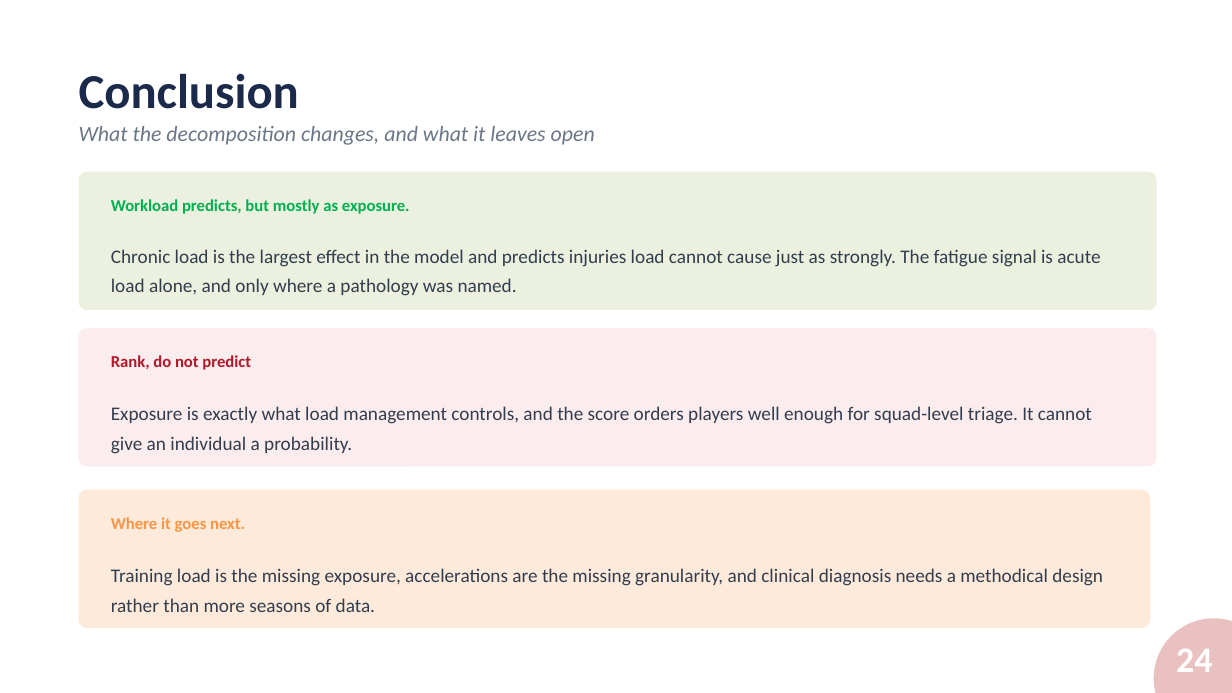
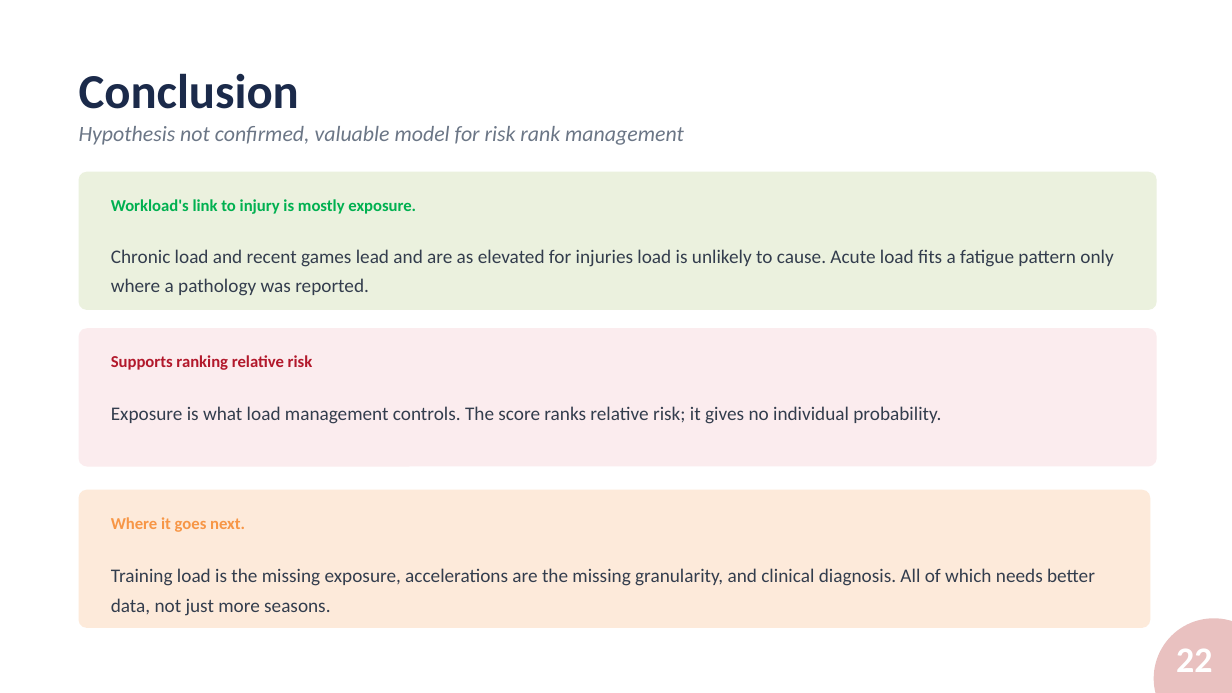
Before and after one commit to alexmartin360/Basketball-Workload-Injury-Risk-Profile, a slide deck: slide 22 of docs/SPB_Presentation_AlexMartin.pptx (slide 24 before the commit). Drawn at 1232x693 pixels with LibreOffice and Linux fonts; fonts in the diff are those of the drawing; background and template pictures are left out. Boxes give left, top, right and bottom in pixels: in the first picture for what was removed or moved away, otherwise in the second. Text is boxed around its words. In the diff, an @@ line names an element or a change of style, - is before the commit and + after.

```diff
--- a/docs/SPB_Presentation_AlexMartin.pptx
+++ b/docs/SPB_Presentation_AlexMartin.pptx
@@ text at [79,126,684,145]: text changed @@
-What the decomposition changes, and what it leaves open
+Hypothesis not confirmed, valuable model for risk rank management
@@ text at [111,199,416,214]: text changed @@
-Workload predicts, but mostly as exposure.
+Workload's link to injury is mostly exposure.
@@ text at [111,249,1113,296]: text changed @@
-Chronic load is the largest effect in the model and predicts injuries load cannot cause just as strongly. The fatigue signal is acute load alone, and only where a pathology was named.
+Chronic load and recent games lead and are as elevated for injuries load is unlikely to cause. Acute load fits a fatigue pattern only where a pathology was reported.
@@ text at [111,355,313,370]: text changed @@
-Rank, do not predict
+Supports ranking relative risk
@@ text at [111,406,941,424]: text changed @@
-Exposure is exactly what load management controls, and the score orders players well enough for squad-level triage. It cannot give an individual a probability.
+Exposure is what load management controls. The score ranks relative risk; it gives no individual probability.
@@ text at [111,568,1095,616]: text changed @@
-Training load is the missing exposure, accelerations are the missing granularity, and clinical diagnosis needs a methodical design rather than more seasons of data.
+Training load is the missing exposure, accelerations are the missing granularity, and clinical diagnosis. All of which needs better data, not just more seasons.
@@ page number at [1176,649,1212,672]: text changed @@
-24
+22
```
Also in this commit, not shown: 18 other slides changed, 1 slide added, 2 slides removed, 1 other file.
